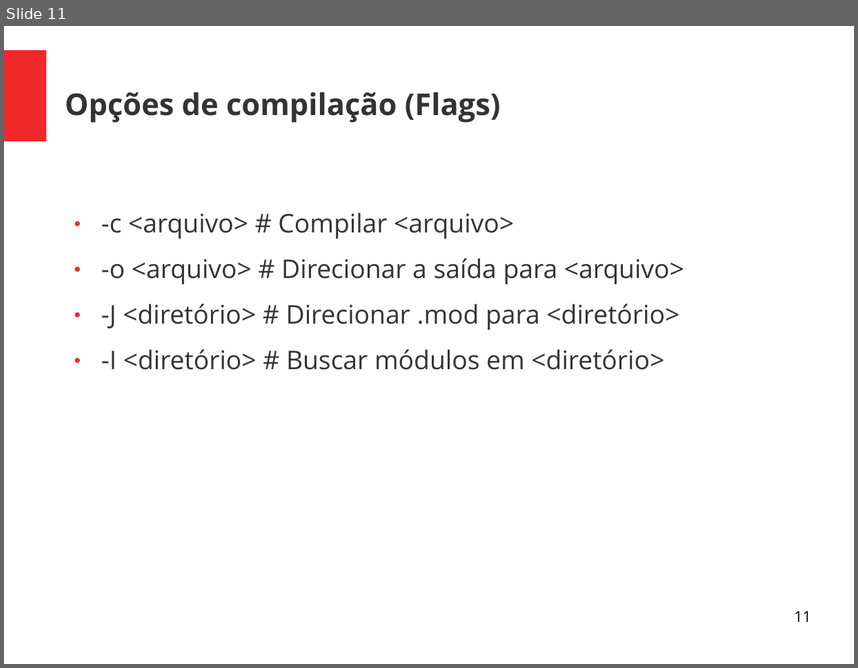
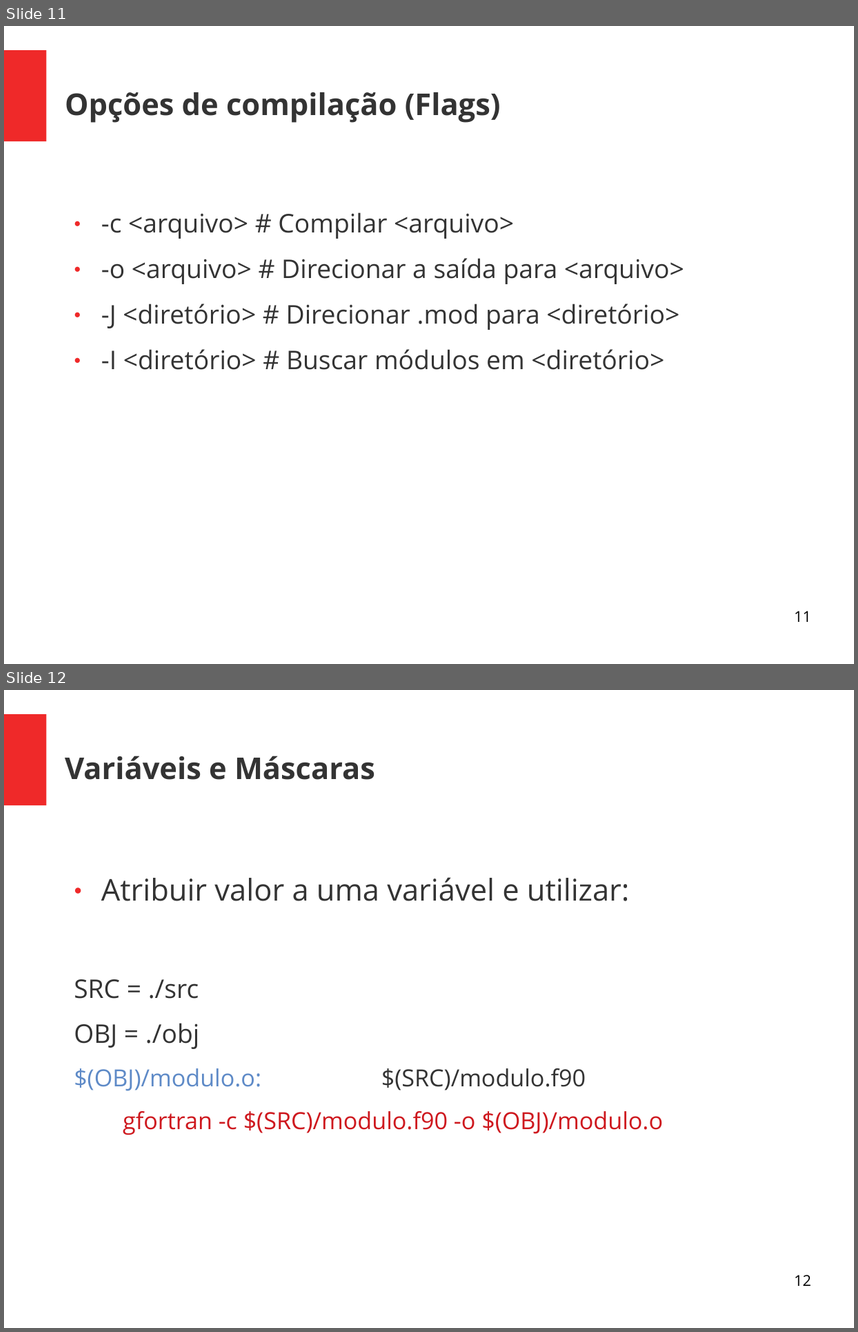
Before and after one commit to Geofisicando/curso-Makefile, a slide deck: slides/Apresentação_curso_Makefile.ppt. Shown one above the other, each under a label of ours: slide 11 before the commit, slides 11 and 12 after it. The pictures are 858x668 and 858x1332 pixels, drawn with LibreOffice and Linux fonts; fonts in the diff are those of the drawing. Boxes give left, top, right and bottom in pixels: in the first picture for what was removed or moved away, otherwise in the second. Text is boxed around its words. In the diff, an @@ line names an element or a change of style, - is before the commit and + after.

Commit message:
Série de aulas sobre máscaras e variáveis

```diff
--- a/slides/Apresentação_curso_Makefile.ppt
+++ b/slides/Apresentação_curso_Makefile.ppt
@@ slide 12 added at box(4, 690, 854, 1328), background #FFFFFF; not listed: 1 template element that a slide beside it also shows @@
@@ title added at box(65, 756, 375, 780), 28 pt, text #333333, bold @@
+Variáveis e Máscaras
@@ text added at box(74, 877, 663, 1135), 22 pt, text #333333 @@
+● Atribuir valor a uma variável e utilizar:
+SRC = ./src
+OBJ = ./obj
+$(OBJ)/modulo.o: $(SRC)/modulo.f90
+gfortran -c $(SRC)/modulo.f90 -o $(OBJ)/modulo.o
@@ page number added at box(794, 1274, 811, 1285), 14 pt, text #000000 @@
+12
```
Also in this commit, not shown: 1 other slide added, 18 other files.
